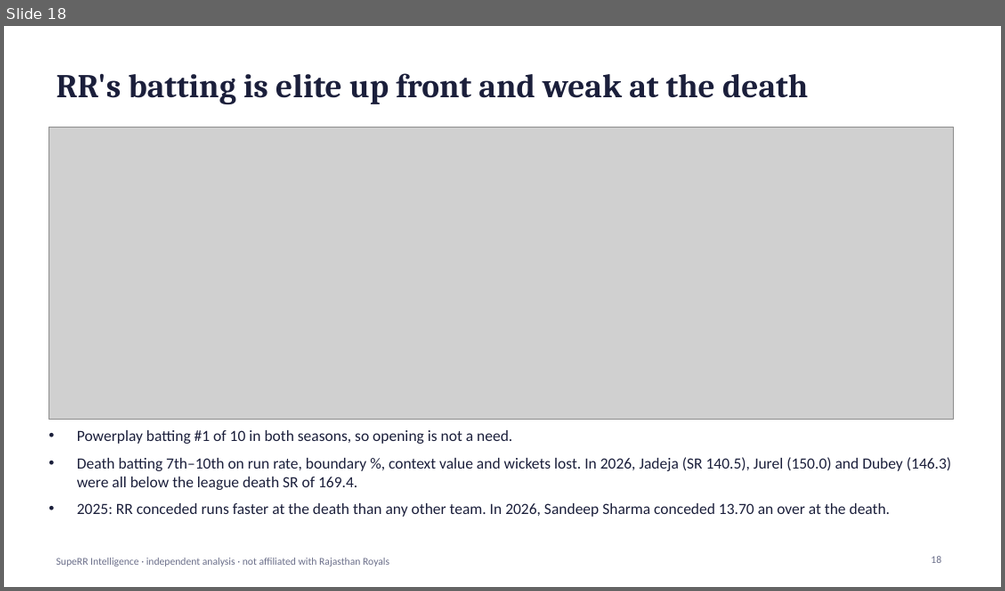
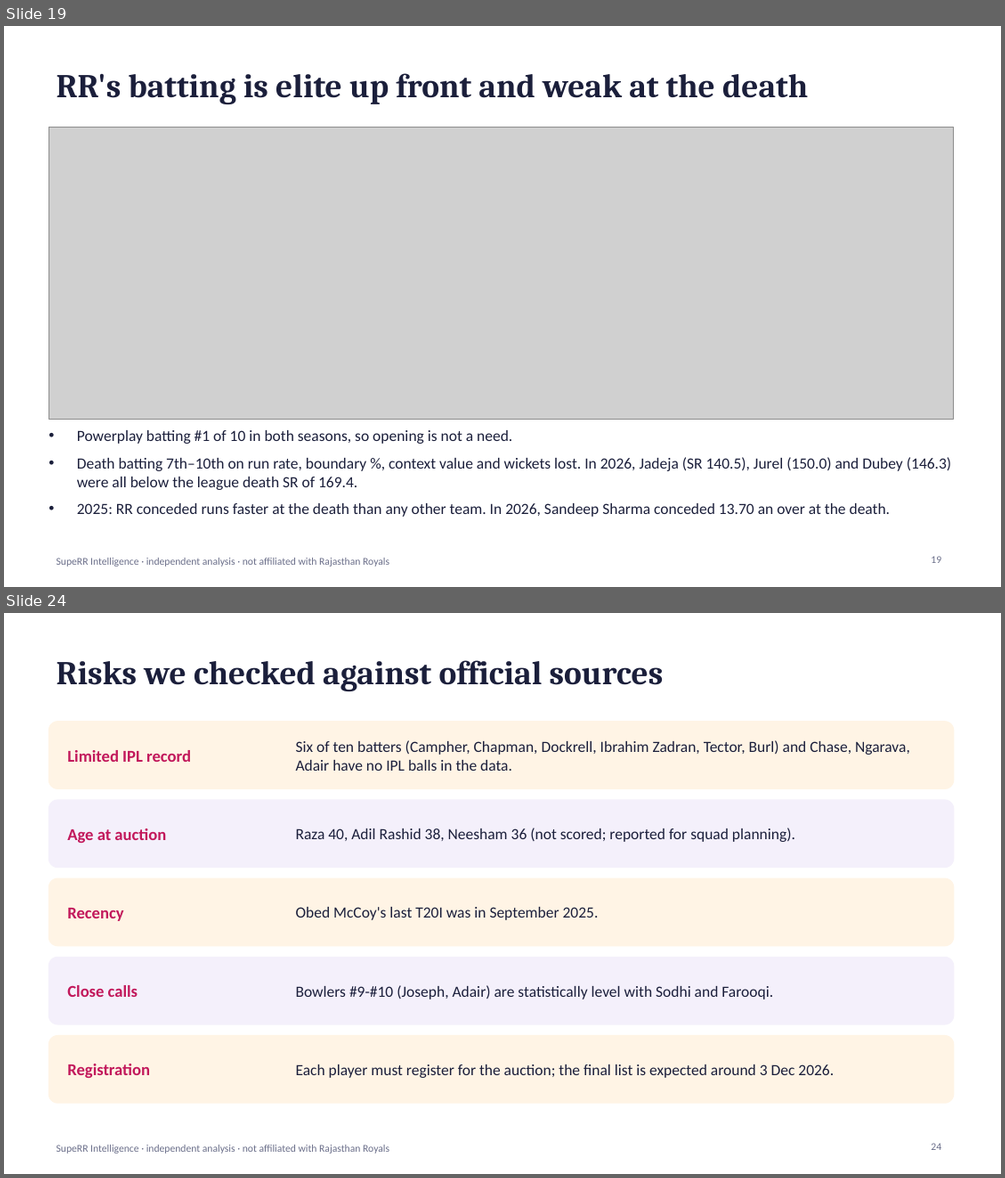
Before and after one commit to Anurag-1902-Patil/RR-Hackathon, a slide deck: reports/presentation.pptx. Shown one above the other, each under a label of ours: slide 18 before the commit, slides 19 and 24 after it; the slides between them are not shown. The pictures are 1005x591 and 1005x1178 pixels, drawn with LibreOffice and Linux fonts; fonts in the diff are those of the drawing; grey boxes stand for pictures. Boxes give left, top, right and bottom in pixels: in the first picture for what was removed or moved away, otherwise in the second. Text is boxed around its words. In the diff, an @@ line names an element or a change of style, - is before the commit and + after.

```diff
--- a/reports/presentation.pptx
+++ b/reports/presentation.pptx
@@ slide 24 added at bbox=[4, 613, 1001, 1174], background #FFFFFF; not listed: 1 template element that a slide beside it also shows @@
@@ title added at bbox=[57, 660, 663, 692], 32 pt, text #1B1F3B, bold @@
+Risks we checked against official sources
@@ rounded rectangle added at bbox=[48, 722, 954, 788], fill #FFF4E5, outline #FFF4E5 1 pt @@
@@ text added at bbox=[296, 740, 910, 771], 15 pt, text #1B1F3B @@
+Six of ten batters (Campher, Chapman, Dockrell, Ibrahim Zadran, Tector, Burl) and Chase, Ngarava, Adair have no IPL balls in the data.
@@ text added at bbox=[67, 750, 191, 762], 16 pt, text #C2185B, bold @@
+Limited IPL record
@@ rounded rectangle added at bbox=[48, 800, 954, 868], fill #F4F0FB, outline #F4F0FB 1 pt @@
@@ text added at bbox=[67, 828, 166, 843], 16 pt, text #C2185B, bold @@
+Age at auction
@@ text added at bbox=[296, 827, 795, 842], 15 pt, text #1B1F3B @@
+Raza 40, Adil Rashid 38, Neesham 36 (not scored; reported for squad planning).
@@ rounded rectangle added at bbox=[48, 878, 954, 946], fill #FFF4E5, outline #FFF4E5 1 pt @@
@@ text added at bbox=[67, 908, 123, 921], 16 pt, text #C2185B, bold @@
+Recency
@@ text added at bbox=[296, 907, 599, 920], 15 pt, text #1B1F3B @@
+Obed McCoy's last T20I was in September 2025.
@@ rounded rectangle added at bbox=[48, 957, 954, 1024], fill #F4F0FB, outline #F4F0FB 1 pt @@
@@ text added at bbox=[67, 985, 138, 997], 16 pt, text #C2185B, bold @@
+Close calls
@@ text added at bbox=[296, 985, 773, 999], 15 pt, text #1B1F3B @@
+Bowlers #9-#10 (Joseph, Adair) are statistically level with Sodhi and Farooqi.
@@ rounded rectangle added at bbox=[48, 1036, 954, 1103], fill #FFF4E5, outline #FFF4E5 1 pt @@
@@ text added at bbox=[67, 1063, 150, 1078], 16 pt, text #C2185B, bold @@
+Registration
@@ text added at bbox=[296, 1064, 833, 1078], 15 pt, text #1B1F3B @@
+Each player must register for the auction; the final list is expected around 3 Dec 2026.
@@ page number added at bbox=[930, 1143, 941, 1150], 10 pt, text #6B6F8A @@
+24
@@ what was slide 18 is now slide 19 @@
```
Also in this commit, not shown: 13 slides changed, 1 other slide added, 1 slide removed, 3 other files.
